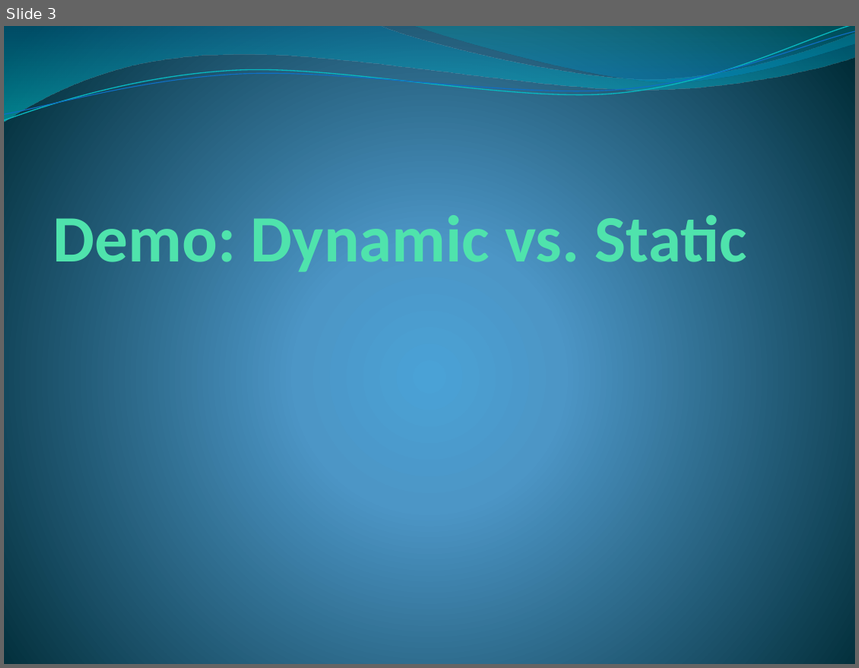
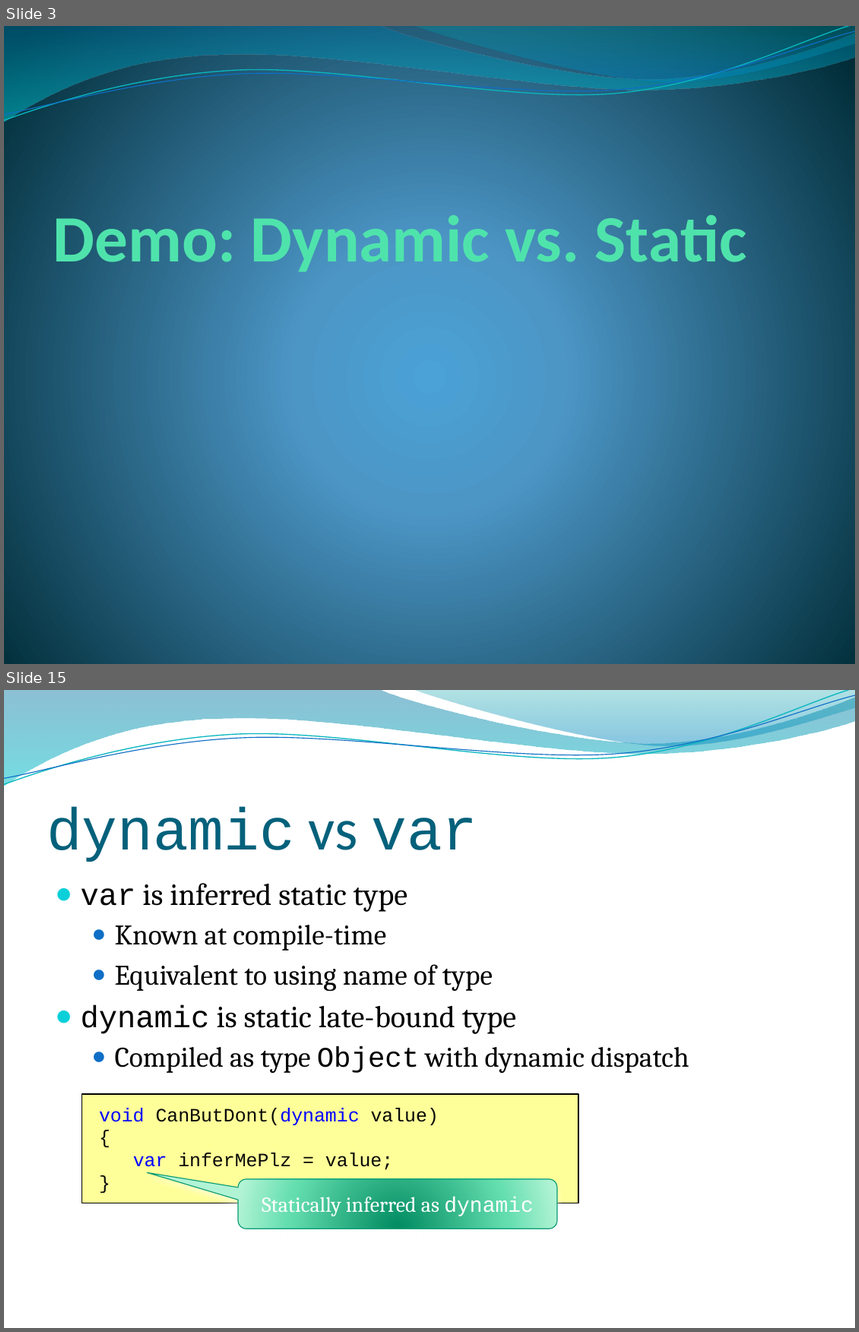
Before and after one commit to dahlbyk/Presentations, a slide deck: DLR/KDahlby.201006.KCDC.DLR.pptx. Shown one above the other, each under a label of ours: slide 3 before the commit, slides 3 and 15 after it; the slides between them are not shown. The pictures are 859x668 and 859x1332 pixels, drawn with LibreOffice and Linux fonts; fonts in the diff are those of the drawing; background and template pictures are left out. Boxes give left, top, right and bottom in pixels: in the first picture for what was removed or moved away, otherwise in the second. Text is boxed around its words. In the diff, an @@ line names an element or a change of style, - is before the commit and + after.

```diff
--- a/DLR/KDahlby.201006.KCDC.DLR.pptx
+++ b/DLR/KDahlby.201006.KCDC.DLR.pptx
@@ slide 15 added at <box>4,690,855,1328</box>, background picture (left out); not listed: 4 template elements that a slide beside it also shows @@
@@ title added at <box>47,807,477,862</box>, 50 pt, text #04617B @@
+dynamic vs var
@@ text added at <box>81,883,690,1073</box>, 24 pt, text #000000 @@
+● var is inferred static type
+  ● Known at compile-time
+  ● Equivalent to using name of type
+● dynamic is static late-bound type
+  ● Compiled as type Object with dynamic dispatch
@@ rectangle added at <box>82,1094,579,1203</box>, fill #FFFF99, outline #000000 0.75 pt, 16 pt, text #080808 @@
+void CanButDont(dynamic value)
+{
+var inferMePlz = value;
+}
@@ rounded speech box added at <box>238,1179,557,1229</box>, fill gradient #008C60 to #65DEB0 to #B2F4D6, outline #0A9B74 0.75 pt, 18 pt, text #FFFFFF @@
+Statically inferred as dynamic
```
Also in this commit, not shown: 30 slides changed.
